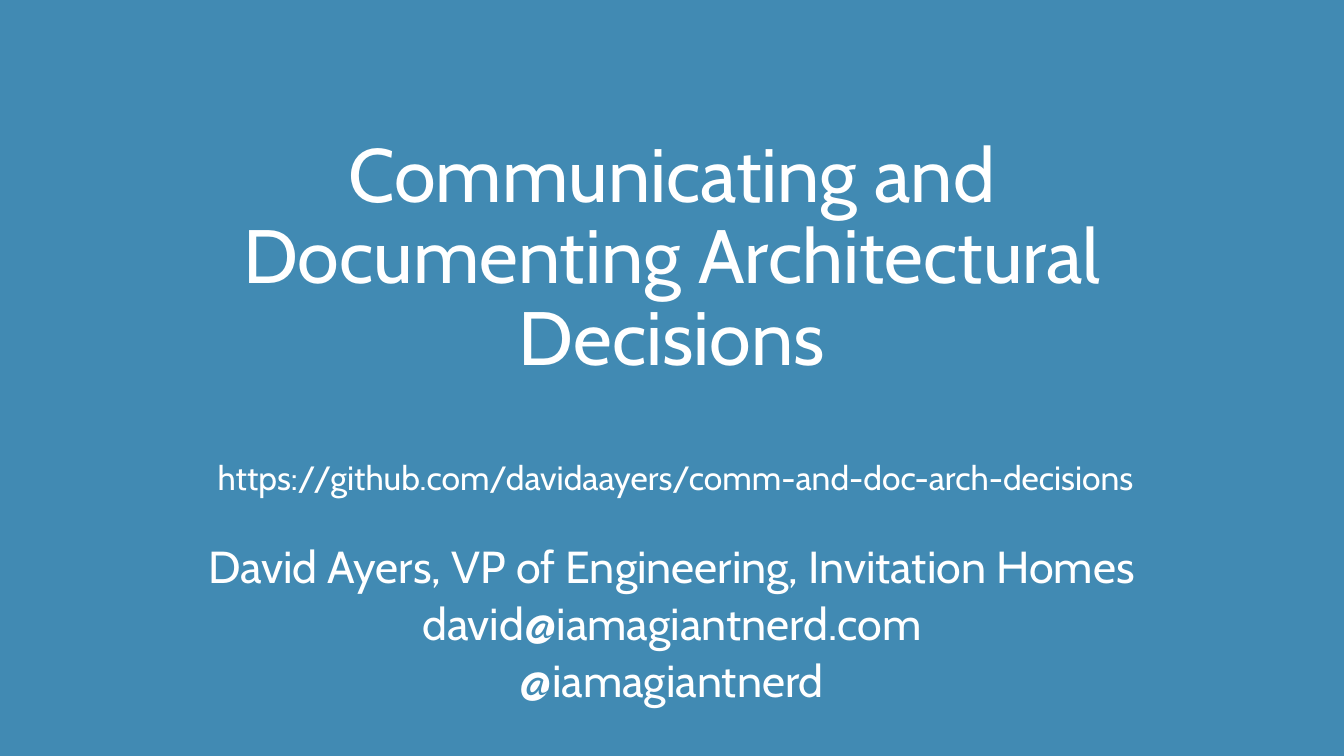
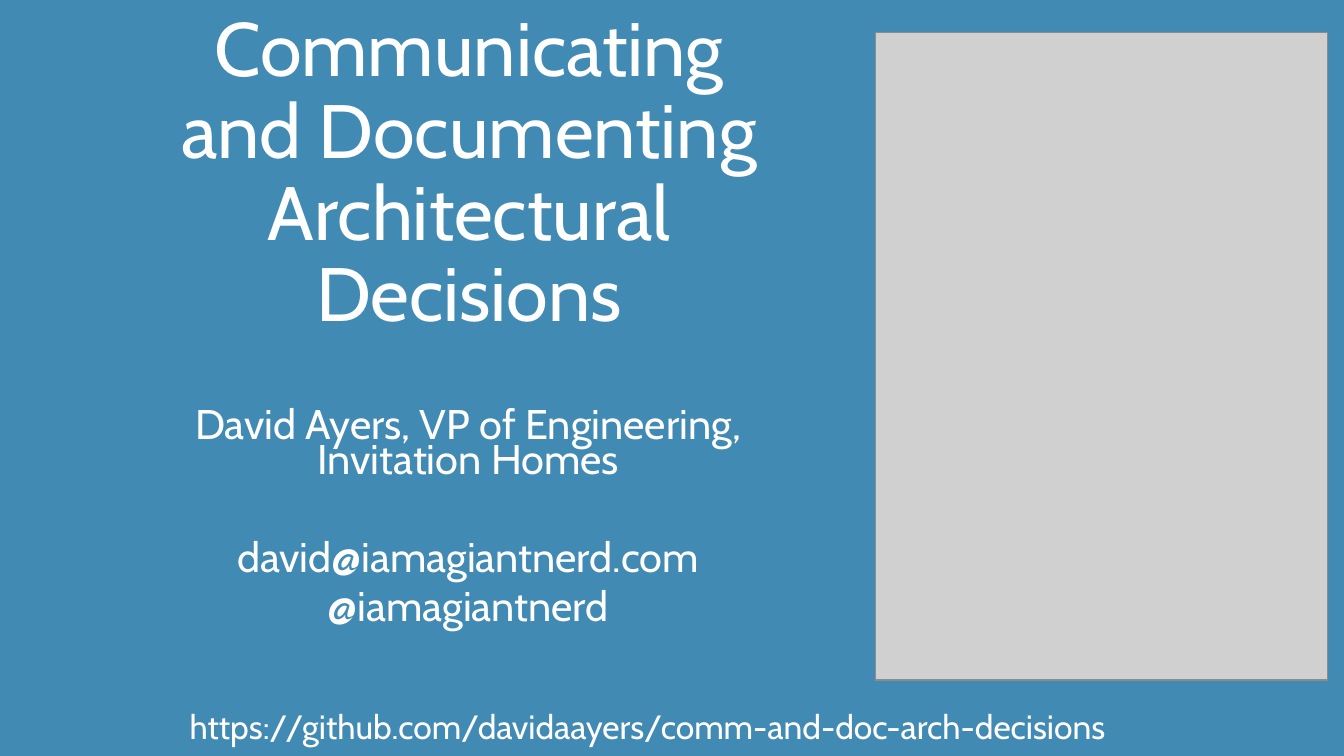
Before and after one commit to davidaayers/comm-and-doc-arch-decisions, a slide deck: slide 1 of comm-and-doc-arch-decisions-30-min.pptx. Drawn at 1344x756 pixels with LibreOffice and Linux fonts; fonts in the diff are those of the drawing; grey boxes stand for pictures. Boxes give left, top, right and bottom in pixels: in the first picture for what was removed or moved away, otherwise in the second. Text is boxed around its words. In the diff, an @@ line names an element or a change of style, - is before the commit and + after.

Commit message:
Add sketchnote to title page

```diff
--- a/comm-and-doc-arch-decisions-30-min.pptx
+++ b/comm-and-doc-arch-decisions-30-min.pptx
@@ title "Communicating and Documenting Architectural Decisions" rewrapped from (x1=243, y1=145, x2=1100, y2=366) to (x1=181, y1=22, x2=757, y2=322) @@
@@ picture added at (x1=876, y1=33, x2=1328, y2=681) @@
@@ subtitle "David Ayers, VP of Engineering, ..." moved from (x1=208, y1=549, x2=1134, y2=708) to (x1=195, y1=408, x2=741, y2=630) @@
@@ subtitle "David Ayers, VP of Engineering, ..." at (x1=195, y1=408, x2=741, y2=630): size 32 to 29.6 pt; line spacing 0.8 to 0.7 @@
@@ text "https://github.com/davidaayers/comm-and-doc-arch-decisions" moved from (x1=218, y1=465, x2=1134, y2=498) to (x1=190, y1=714, x2=1106, y2=747) @@
```
